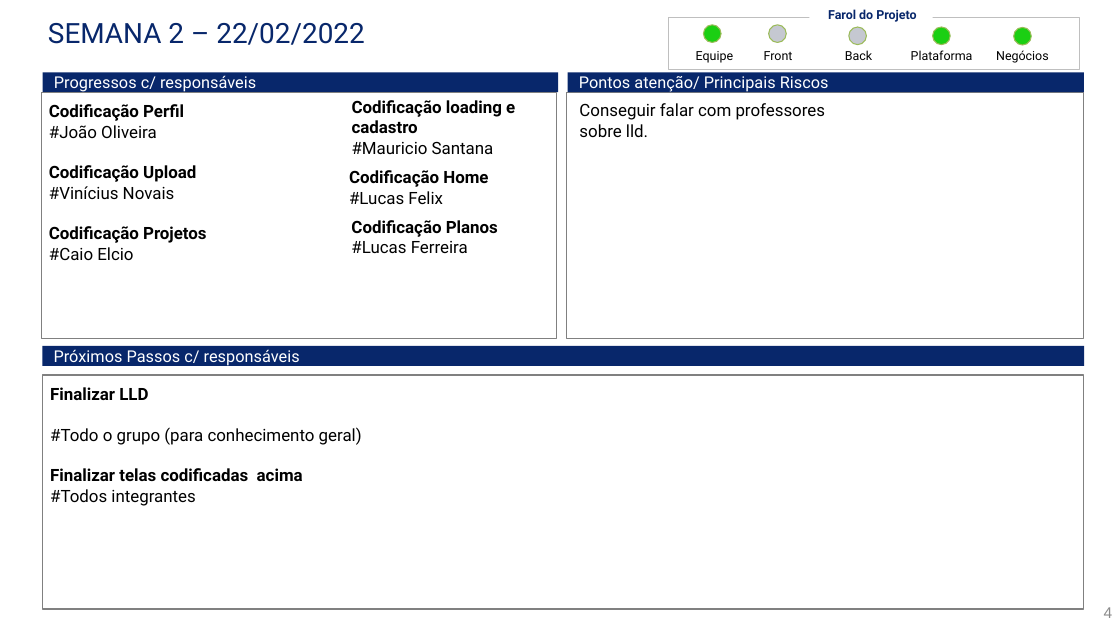
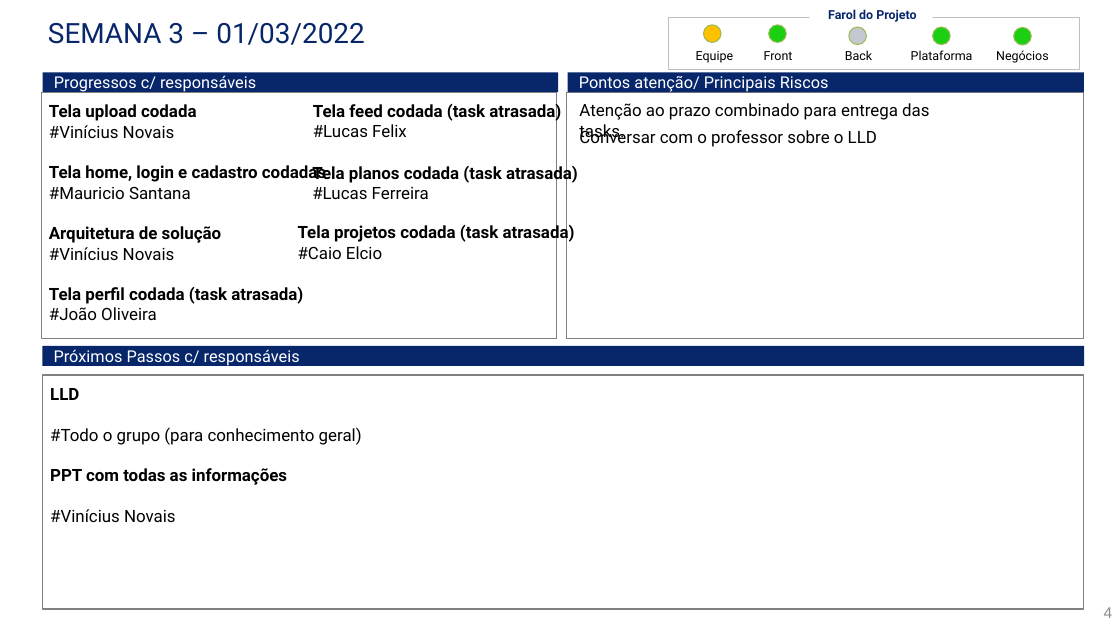
Before and after one commit to Caio-Elcio/2WORK-Mobile, a slide deck: slide 4 of Documentos/Status Report/StatusReport.pptx. Drawn at 1120x630 pixels with LibreOffice and Linux fonts; fonts in the diff are those of the drawing. Boxes give left, top, right and bottom in pixels: in the first picture for what was removed or moved away, otherwise in the second. Text is boxed around its words. In the diff, an @@ line names an element or a change of style, - is before the commit and + after.

```diff
--- a/Documentos/Status Report/StatusReport.pptx
+++ b/Documentos/Status Report/StatusReport.pptx
@@ title at (48, 23, 365, 45): text changed @@
-SEMANA 2 – 22/02/2022
+SEMANA 3 – 01/03/2022
@@ ellipse at (703, 25, 721, 43): fill #1BCF13 to #FFC000 @@
@@ ellipse at (769, 25, 786, 43): fill #C5C8D1 to #1BCF13 @@
@@ text in rectangle at (49, 104, 326, 304): text changed @@
-  Codificação Perfil
+  Tela upload codada
+  #Vinícius Novais
+  Tela home, login e cadastro codadas
+  #Mauricio Santana
+  Arquitetura de solução
+  #Vinícius Novais
+  Tela perfil codada (task atrasada)
@@ text at (313, 102, 561, 137): text changed @@
-Codificação loading e cadastro
-#Mauricio Santana
+  Tela feed codada (task atrasada)
+  #Lucas Felix
@@ text at (579, 103, 929, 141): text changed @@
-Conseguir falar com professores sobre lld.
+Atenção ao prazo combinado para entrega das tasks.
@@ text added at (579, 128, 877, 147), 16 pt, text #000000 @@
+  Conversar com o professor sobre o LLD
@@ text in rectangle at (49, 165, 206, 260): paragraphs removed @@
-  Codificação Upload
-  #Vinícius Novais
-  Codificação Projetos
-  #Caio Elcio
@@ text "Tela planos codada (task atrasada)": place and size @@
-text "Tela planos codada (task atrasada)" at (351, 220, 498, 253)
+text "Tela planos codada (task atrasada)" at (312, 164, 578, 199)
@@ text at (312, 164, 578, 184): text changed @@
-Codificação Planos
+Tela planos codada (task atrasada)
@@ text removed at (349, 170, 488, 204) @@
-Codificação Home
-#Lucas Felix
@@ text added at (298, 223, 575, 259), 16 pt, text #000000, bold @@
+Tela projetos codada (task atrasada)
+#Caio Elcio
@@ text in rectangle at (50, 388, 79, 400): text changed @@
-  Finalizar LLD
+  LLD
@@ text in rectangle at (50, 468, 287, 522): text changed @@
-  Finalizar telas codificadas acima
-  #Todos integrantes
+  PPT com todas as informações
+  #Vinícius Novais
```
Also in this commit, not shown: 1 other slide changed.
